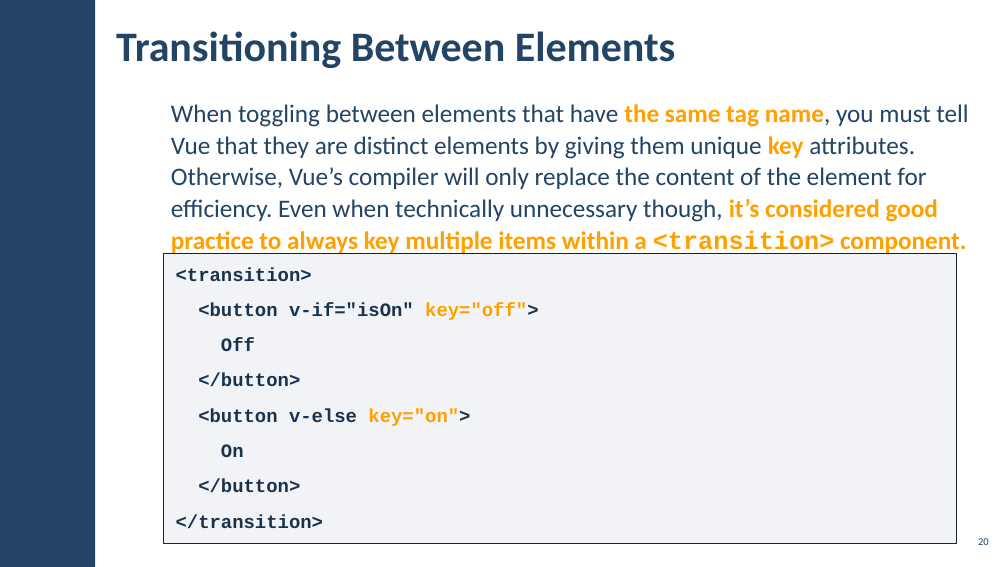
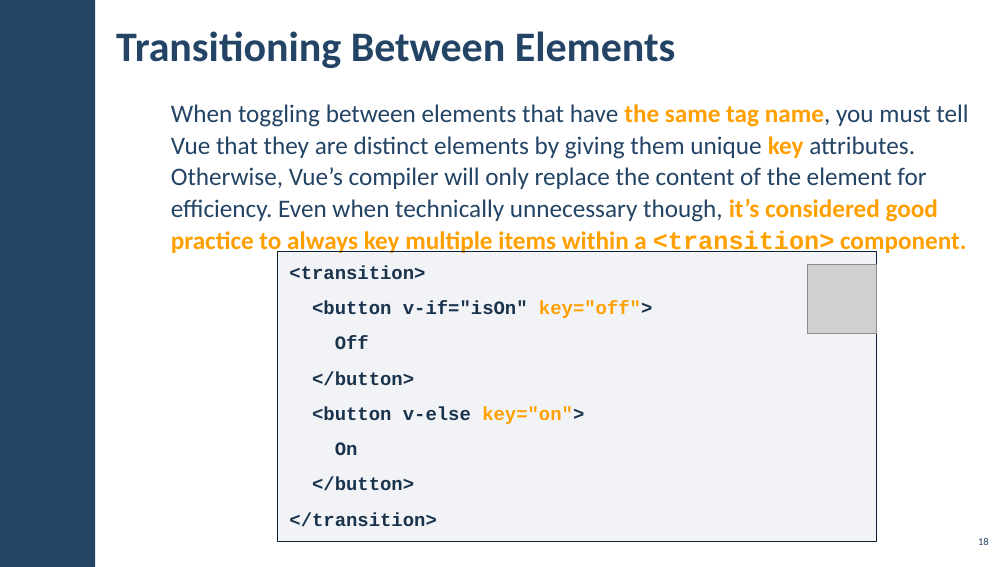
Before and after one commit to Vue-Course-Plans/Vue-Lectures, a slide deck: slide 18 of Vue-Animations/Vue-Animations.pptx (slide 20 before the commit). Drawn at 1008x567 pixels with LibreOffice and Linux fonts; fonts in the diff are those of the drawing; grey boxes stand for pictures; background and template pictures are left out. Boxes give left, top, right and bottom in pixels: in the first picture for what was removed or moved away, otherwise in the second. Text is boxed around its words. In the diff, an @@ line names an element or a change of style, - is before the commit and + after.

```diff
--- a/Vue-Animations/Vue-Animations.pptx
+++ b/Vue-Animations/Vue-Animations.pptx
@@ rectangle "<transition>": place and size @@
-rectangle "<transition>" at <box>163,253,956,544</box>
+rectangle "<transition>" at <box>278,251,876,541</box>
@@ picture added at <box>808,265,876,333</box> @@
@@ page number at <box>978,538,989,545</box>: text changed @@
-20
+18
```
Also in this commit, not shown: 17 other slides changed, 2 slides removed.
